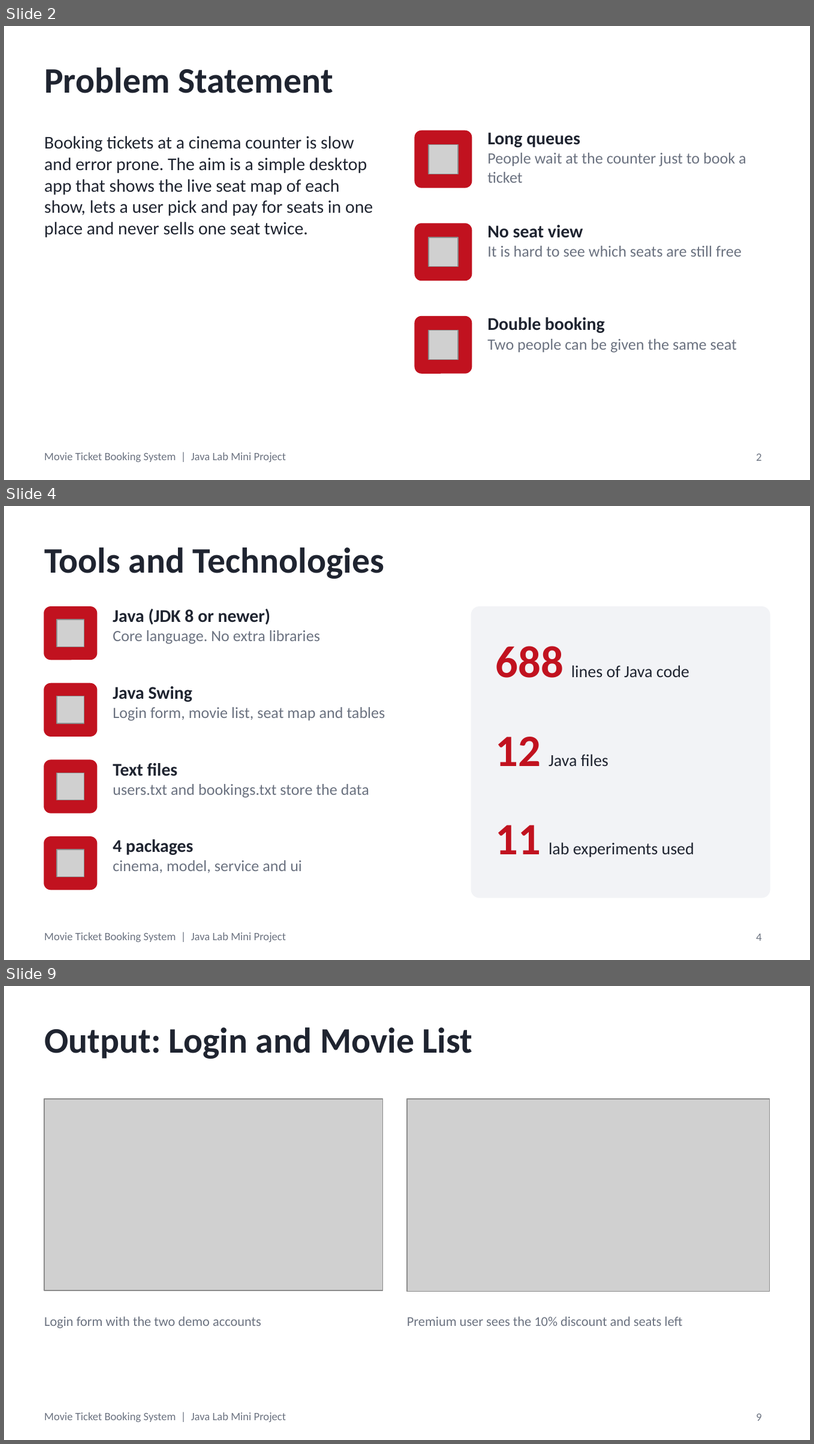
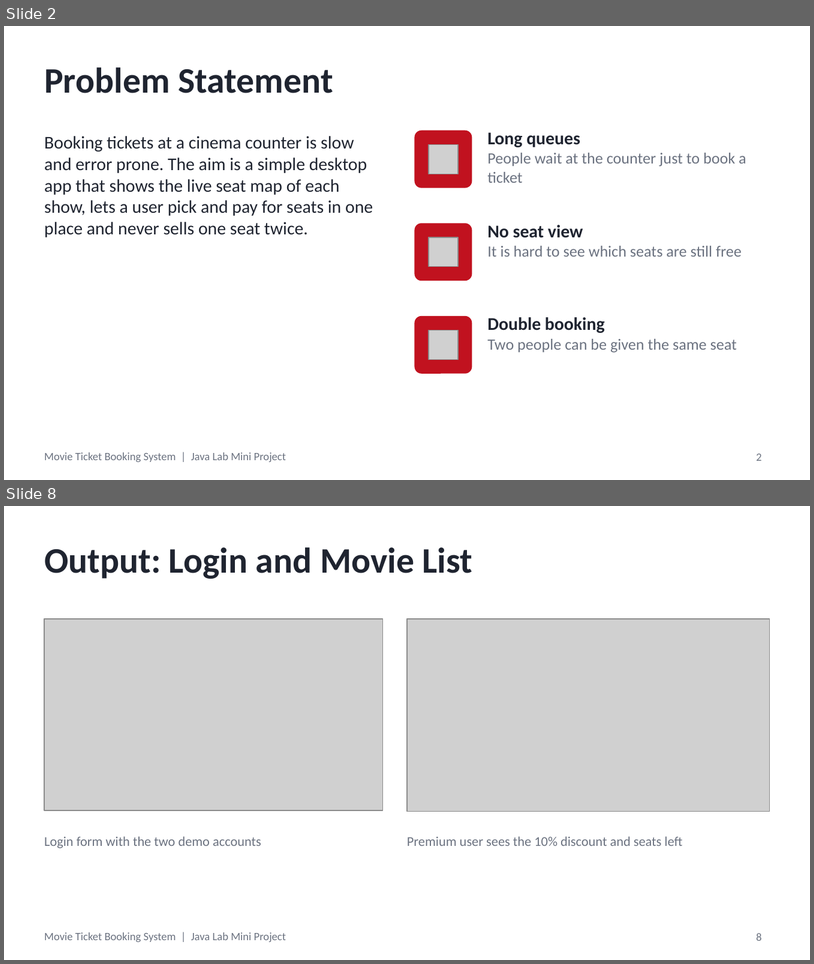
Before and after one commit to ThatOneRahul/Movie-Ticket-Booking-System, a slide deck: Movie Ticket Booking System - Presentation.pptx. Shown one above the other, each under a label of ours: slides 2, 4 and 9 before the commit, slides 2 and 8 after it; the slides between them are not shown. The pictures are 814x1444 and 814x964 pixels, drawn with LibreOffice and Linux fonts; fonts in the diff are those of the drawing; grey boxes stand for pictures. Boxes give left, top, right and bottom in pixels: in the first picture for what was removed or moved away, otherwise in the second. Text is boxed around its words. In the diff, an @@ line names an element or a change of style, - is before the commit and + after.

Commit message:
Redo presentation as Title, Problem Statement, Objective, Program and Output

```diff
--- a/Movie Ticket Booking System - Presentation.pptx
+++ b/Movie Ticket Booking System - Presentation.pptx
@@ slide 4 removed at <box>4,506,810,960</box>, background #FFFFFF; not listed: 1 template element that a slide beside it also shows @@
@@ title removed at <box>44,547,384,579</box> @@
-Tools and Technologies
@@ rounded rectangle removed at <box>44,607,97,659</box> @@
@@ text removed at <box>113,609,320,644</box> @@
-Java (JDK 8 or newer)
-Core language. No extra libraries
@@ rounded rectangle removed at <box>472,607,770,897</box> @@
@@ picture removed at <box>57,620,84,647</box> @@
@@ text removed at <box>496,646,690,678</box> @@
-688 lines of Java code
@@ rounded rectangle removed at <box>44,684,97,736</box> @@
@@ picture removed at <box>57,696,84,724</box> @@
@@ text removed at <box>113,686,386,721</box> @@
-Java Swing
-Login form, movie list, seat map and tables
@@ text removed at <box>496,736,609,766</box> @@
-12 Java files
@@ rounded rectangle removed at <box>44,760,97,813</box> @@
@@ picture removed at <box>57,773,84,801</box> @@
@@ text removed at <box>113,763,369,798</box> @@
-Text files
-users.txt and bookings.txt store the data
@@ text removed at <box>496,825,695,857</box> @@
-11 lab experiments used
@@ rounded rectangle removed at <box>44,837,97,889</box> @@
@@ text removed at <box>113,839,302,873</box> @@
-4 packages
-cinema, model, service and ui
@@ picture removed at <box>57,850,84,877</box> @@
@@ page number removed at <box>756,933,762,940</box> @@
-4
@@ what was slide 9 is now slide 8 @@
@@ page number at <box>756,933,762,940</box>: text changed @@
-9
+8
```
Also in this commit, not shown: 4 slides changed, 2 slides added, 3 other slides removed, 1 other file.
